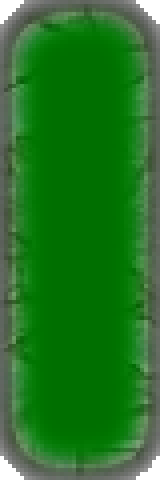
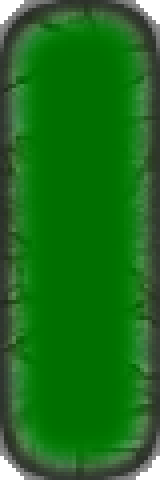
Layer changes from the first (160, 480) image to the second:
added layer "Nowa warstwa" over [0, 0, 160, 480]
